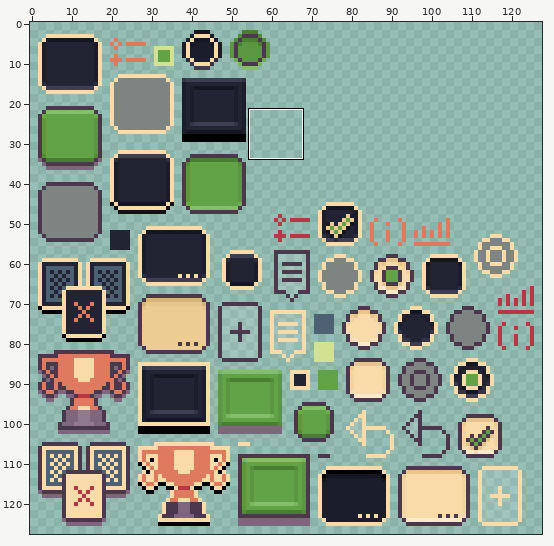
Sprite sheet, stored at assets/ui/ui2.png. Above: a wide view before the commit, with the close-up outlined.
Close-up. The starting point:
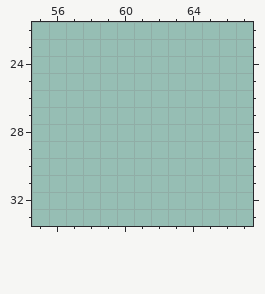
The file is 128x128 pixels. Colours within 5 levels of each other are drawn and written as one. Shown: x 55..67, y 22..33. The commit also changed other parts of the picture, which this record leaves out.
After:
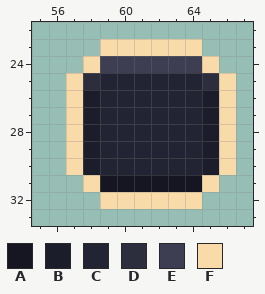
Palette (. is transparent): A #161622  B #1c1d2a  C #232433  D #2c2d3d  E #3d3e51  F #f9dba9
What changed:
{"y":23,"x":59,"old":"......","new":"FFFFFF"}
{"y":24,"x":58,"old":"........","new":"FEEEEEEF"}
{"y":25,"x":57,"old":"..........","new":"FDCCCCCCDF"}
{"y":26,"x":57,"old":"..........","new":"FBCCCCCCBF"}
{"y":27,"x":57,"old":"..........","new":"FBCCCCCCBF"}
{"y":28,"x":57,"old":"..........","new":"FBCCCCCCBF"}
{"y":29,"x":57,"old":"..........","new":"FBCCCCCCBF"}
{"y":30,"x":57,"old":"..........","new":"FBCCCCCCBF"}
{"y":31,"x":58,"old":"........","new":"FAAAAAAF"}
{"y":32,"x":59,"old":"......","new":"FFFFFF"}
{"label":"added","picture_box":[66,39,236,209]}
